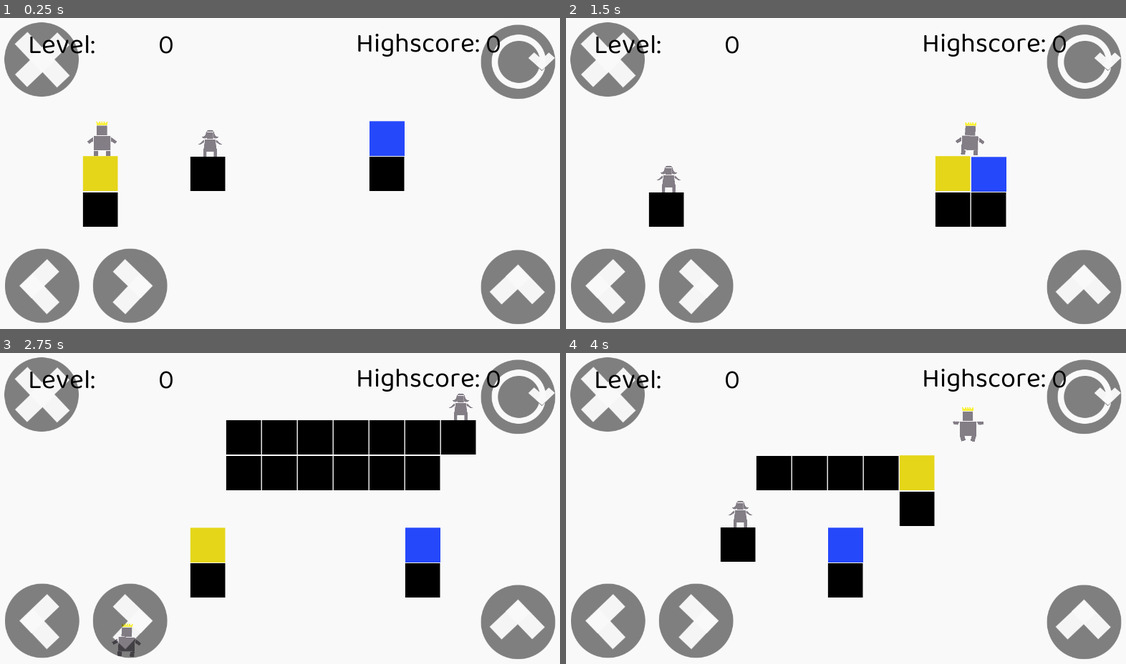
Above: before the commit, frames 1-4 (two rows, left to right).
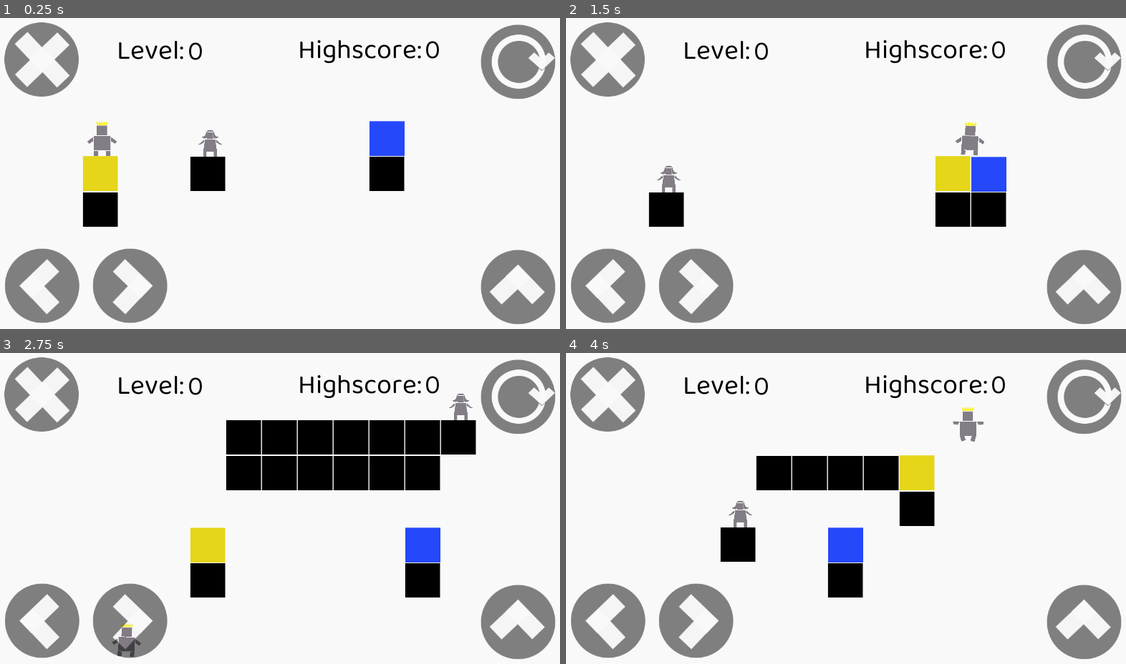
Above: after the commit, the same moments.

Repository: meburns/midas
Game: Godot game, scene res://src/levels/EndlessLevel.tscn
Two runs of this game, one before a commit and one after it. Both use one fixed random seed, a clock stepped at 60 frames per second and the inputs below. This scene is started directly instead of the project's main scene.
Inputs:
- Up to frame 1 (0.25 s): no input
- Up to frame 2 (1.5 s): tap Enter (ui_accept) at 0.5 s; hold Right (move_right) from 0.53 s (still down); tap R (refresh) at 0.6, 1.35 s; tap Space (jump) at 0.77 s
- Up to frame 3 (2.75 s): tap Space (jump) at 1.52 s; release Right (move_right) at 2.03 s; hold A (move_left) from 2.03 s (still down); tap R (refresh) at 2.1 s
- Up to frame 4 (4 s): release A (move_left) at 2.78 s; hold Right (move_right) from 2.78 s (still down); tap R (refresh) at 2.85, 3.6 s; tap Space (jump) at 3.02, 3.77 s

The runs differ from the first frame. In frame 1, 1.4% of the frame differs, in the area x 5-90%, y 5-15%; in frame 2, 1.4%; in frame 3, 1.4%; in frame 4, 1.4%.

Commit message:
Tighten endless level overlays

Diff:
--- a/src/levels/EndlessLevel.tscn
+++ b/src/levels/EndlessLevel.tscn
@@ -7,30 +7,31 @@
 [node name="EndlessLevel" type="Node2D"]
 script = ExtResource( 3 )
 __meta__ = {
-"_edit_horizontal_guides_": [ 1080.8 ],
-"_edit_vertical_guides_": [ 1919.58 ]
+"_edit_horizontal_guides_": [ 720.179 ],
+"_edit_vertical_guides_": [ 1279.62 ]
 }
 
 [node name="Outside" parent="." instance=ExtResource( 5 )]
 position = Vector2( 510.792, -136.58 )
 
 [node name="HighscoreLabel" type="Label" parent="."]
-margin_left = 809.621
-margin_top = 15.4543
-margin_right = 1092.62
-margin_bottom = 141.454
+margin_left = 673.235
+margin_top = 28.8267
+margin_right = 956.235
+margin_bottom = 154.827
 custom_fonts/font = ExtResource( 1 )
 custom_colors/font_color = Color( 0, 0, 0, 1 )
 text = "Highscore:"
+align = 2
 __meta__ = {
 "_edit_use_anchors_": false
 }
 
 [node name="Highscore" type="Label" parent="."]
-margin_left = 1100.2
-margin_top = 15.6935
-margin_right = 1208.2
-margin_bottom = 141.693
+margin_left = 963.814
+margin_top = 29.0659
+margin_right = 1071.81
+margin_bottom = 155.066
 custom_fonts/font = ExtResource( 1 )
 custom_colors/font_color = Color( 0, 0, 0, 1 )
 __meta__ = {
@@ -38,22 +39,23 @@
 }
 
 [node name="CurrentLevelLabel" type="Label" parent="."]
-margin_left = 77.0219
-margin_top = 17.9719
-margin_right = 360.022
-margin_bottom = 143.972
+margin_left = 142.112
+margin_top = 31.3443
+margin_right = 425.113
+margin_bottom = 157.344
 custom_fonts/font = ExtResource( 1 )
 custom_colors/font_color = Color( 0, 0, 0, 1 )
 text = "Level:"
+align = 2
 __meta__ = {
 "_edit_use_anchors_": false
 }
 
 [node name="CurrentLevel" type="Label" parent="."]
-margin_left = 367.596
-margin_top = 18.211
-margin_right = 475.596
-margin_bottom = 144.211
+margin_left = 432.686
+margin_top = 31.5834
+margin_right = 540.687
+margin_bottom = 157.583
 custom_fonts/font = ExtResource( 1 )
 custom_colors/font_color = Color( 0, 0, 0, 1 )
 __meta__ = {
